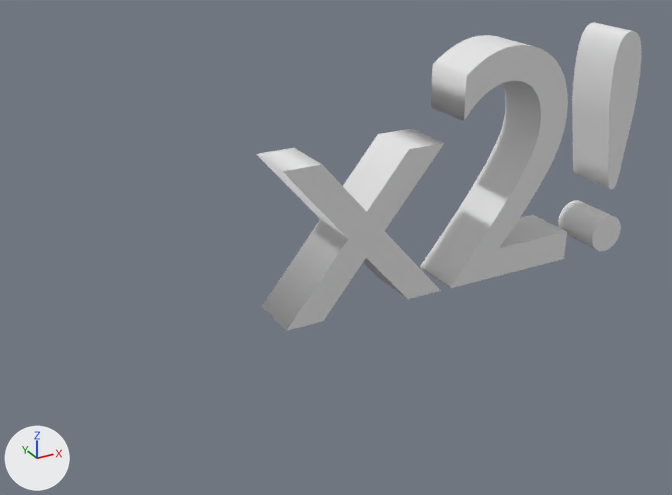
Two versions of the Blender file Assets/Models/DoubleDamageModel.blend, one commit apart.
One viewpoint serves both versions: a 50 mm lens placed at (-0.188, -0.414, 0.241), pointed at (0.038, -0.001, 0.035). The lights are fixed; the arrows at lower left show +X, +Y and +Z.

Names of what the first picture shows: 'Text'.
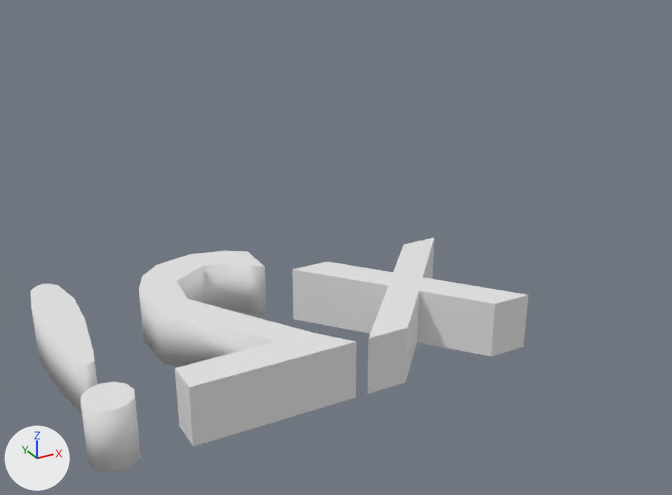
Boxes [x1, y1, x2, y2] around the edits, measured in the pictures (672 x 495 px):
```json
{"object": "Text", "change": "reshaped, turned, rescaled", "before": [256, 23, 642, 331], "after": [30, 238, 528, 473]}
```

Edits to the scene script, one JSON object a line:
```json
{"op": "add", "block": "me_text", "code": ["me_text = bpy.data.meshes.new('Text')", "me_text.from_pydata(...)  # 114 vertices, 113 faces; spans x -0.12..0.12, y -0.07..0.07, z -0.016..0.016"]}
{"op": "set", "path": "ob_text", "old": "bpy.data.objects.new('Text', txt_text)", "new": "bpy.data.objects.new('Text', me_text)"}
{"op": "set", "path": "ob_text.rotation_euler", "old": "(1.571, 0.0, 0.0)", "new": "(0.0, 0.0, 0.0)", "note": "degrees (90, 0, 0) -> degrees (0, 0, 0)"}
{"op": "set", "path": "ob_text.scale", "old": "(0.2, 0.2, 0.2)", "new": "(1.0, 1.0, 1.0)"}
```
